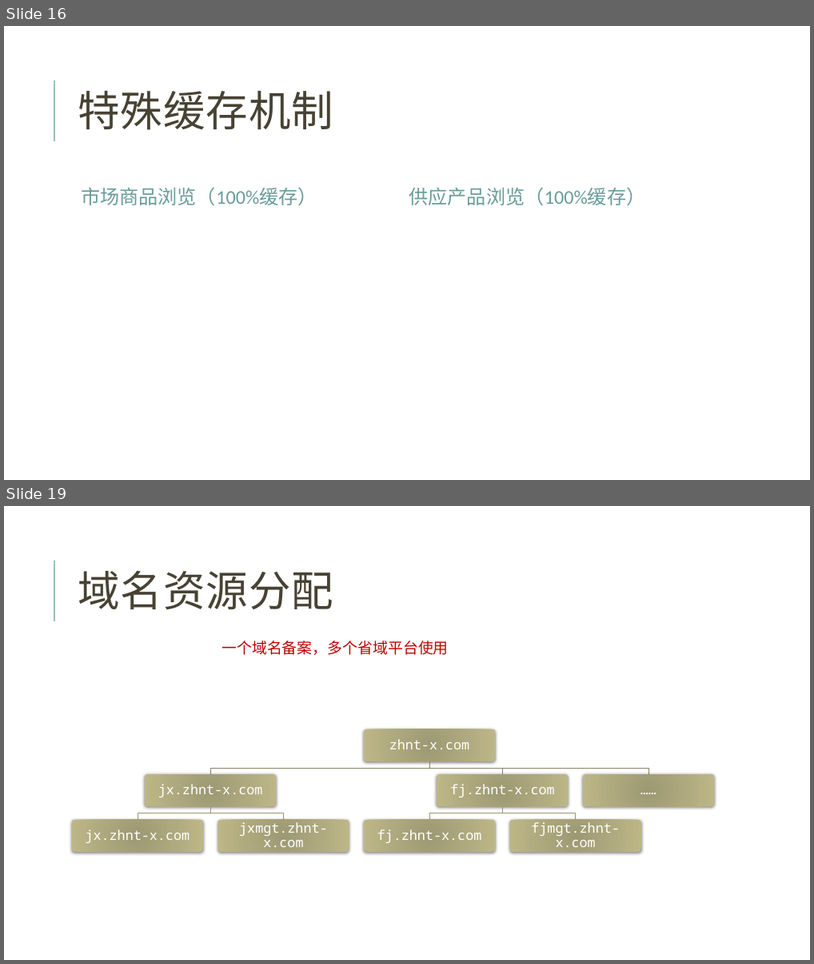
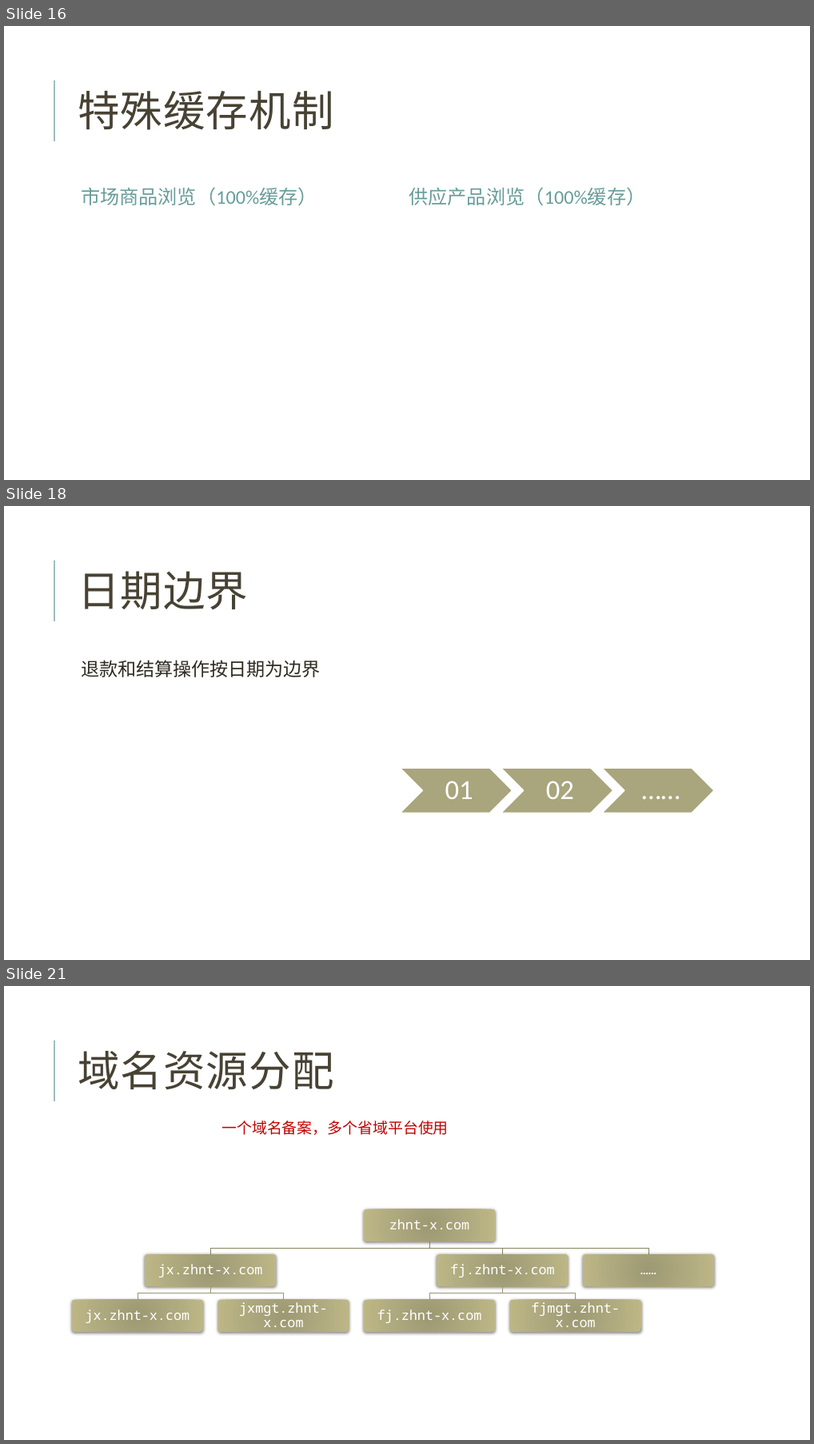
Before and after one commit to jzgi/chainsmart, a slide deck: Docs/品链供销平台.pptx. Shown one above the other, each under a label of ours: slides 16 and 19 before the commit, slides 16, 18 and 21 after it; the slides between them are not shown. The pictures are 814x964 and 814x1444 pixels, drawn with LibreOffice and Linux fonts; fonts in the diff are those of the drawing. Boxes give left, top, right and bottom in pixels: in the first picture for what was removed or moved away, otherwise in the second. Text is boxed around its words. In the diff, an @@ line names an element or a change of style, - is before the commit and + after.

```diff
--- a/Docs/品链供销平台.pptx
+++ b/Docs/品链供销平台.pptx
@@ slide 18 added at (4,506,810,960), background #FFFFFF; not listed: 1 template element that a slide beside it also shows @@
@@ title added at (78,571,248,610), 50 pt, text #474233 @@
+日期边界
@@ text added at (81,660,321,677), 22 pt, text #2E2B21 @@
+  退款和结算操作按日期为边界
@@ group added at (400,768,715,812): 3 chevrons, 3 texts @@
+01
+02
+……
@@ what was slide 19 is now slide 21 @@
```
Also in this commit, not shown: 2 slides changed, 1 other slide added, 18 other files.
